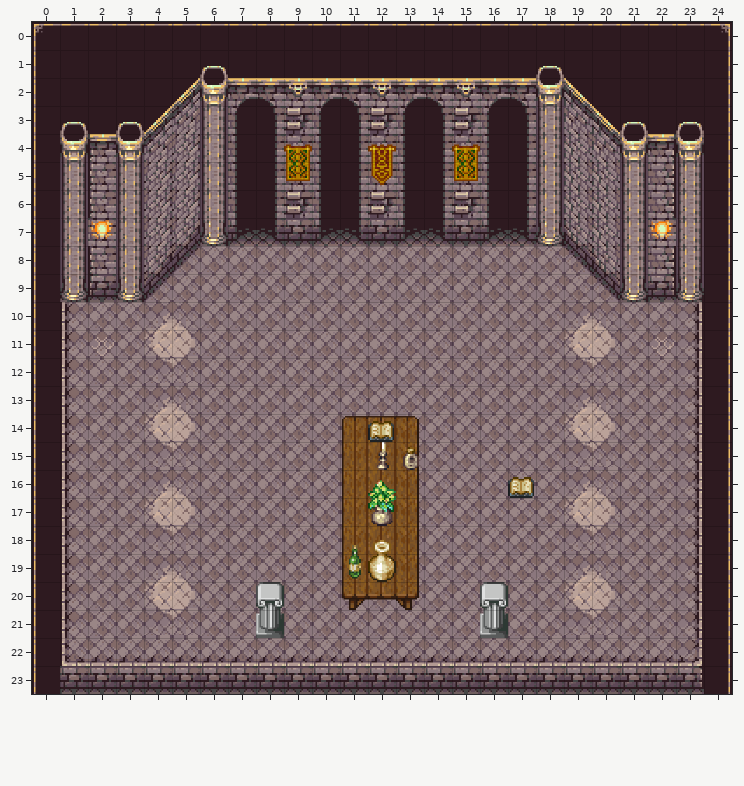
One commit to this Tiled map: assets/maps/manager.tmx. The picture above was drawn from the file before the commit.
Cells are 32x32 px. Shown: x 0..24, y 0..23.
New version:
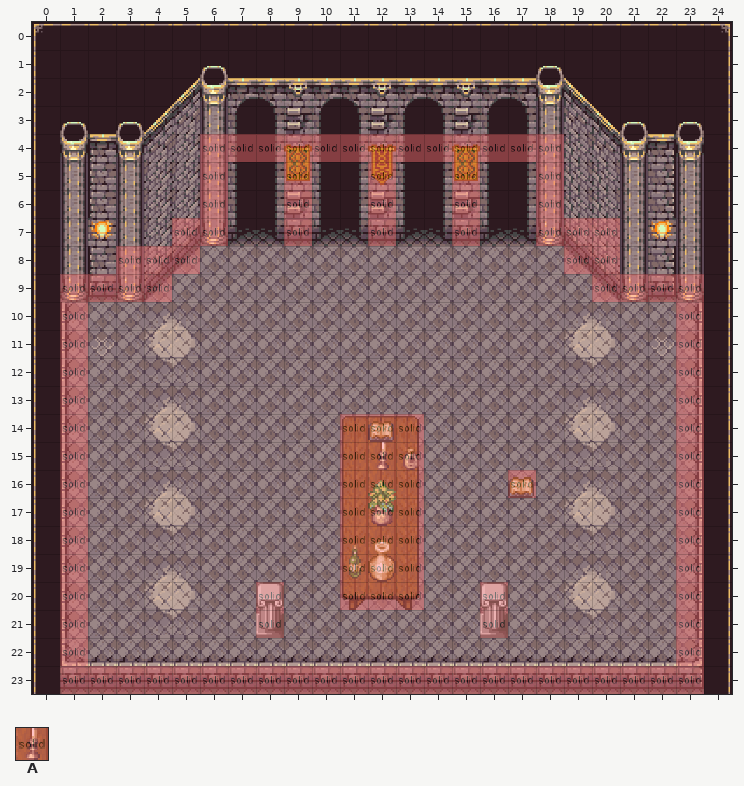
Key: from "gas-valhalla": A 17.
_ is an empty cell.
Tiles of an added or newly shown layer are drawn over the layers below it.
See-through tiles are keyed as they look on the map.
Diff:
Layer "Collision" (now shown):
y 4: x 6..18 _____________ -> AAAAAAAAAAAAA
y 5..6: x 6 _ -> A; x 9 _ -> A; x 12 _ -> A; x 15 _ -> A; x 18 _ -> A
y 7: x 5..6 __ -> AA; x 9 _ -> A; x 12 _ -> A; x 15 _ -> A; x 18..20 ___ -> AAA
y 8: x 3..5 ___ -> AAA; x 19..20 __ -> AA
y 9: x 1..4 ____ -> AAAA; x 20..23 ____ -> AAAA
y 10..13: x 1 _ -> A; x 23 _ -> A
y 14..15: x 1 _ -> A; x 11..13 ___ -> AAA; x 23 _ -> A
y 16: x 1 _ -> A; x 11..13 ___ -> AAA; x 17 _ -> A; x 23 _ -> A
y 17..19: x 1 _ -> A; x 11..13 ___ -> AAA; x 23 _ -> A
y 20: x 1 _ -> A; x 8 _ -> A; x 11..13 ___ -> AAA; x 16 _ -> A; x 23 _ -> A
y 21: x 1 _ -> A; x 8 _ -> A; x 16 _ -> A; x 23 _ -> A
y 22: x 1 _ -> A; x 23 _ -> A
y 23: x 1..23 _______________________ -> AAAAAAAAAAAAAAAAAAAAAAA
Boxes around the changes in both pictures, in picture pixels (x1, y1, x2, y2):
added: (60, 134, 704, 694)
